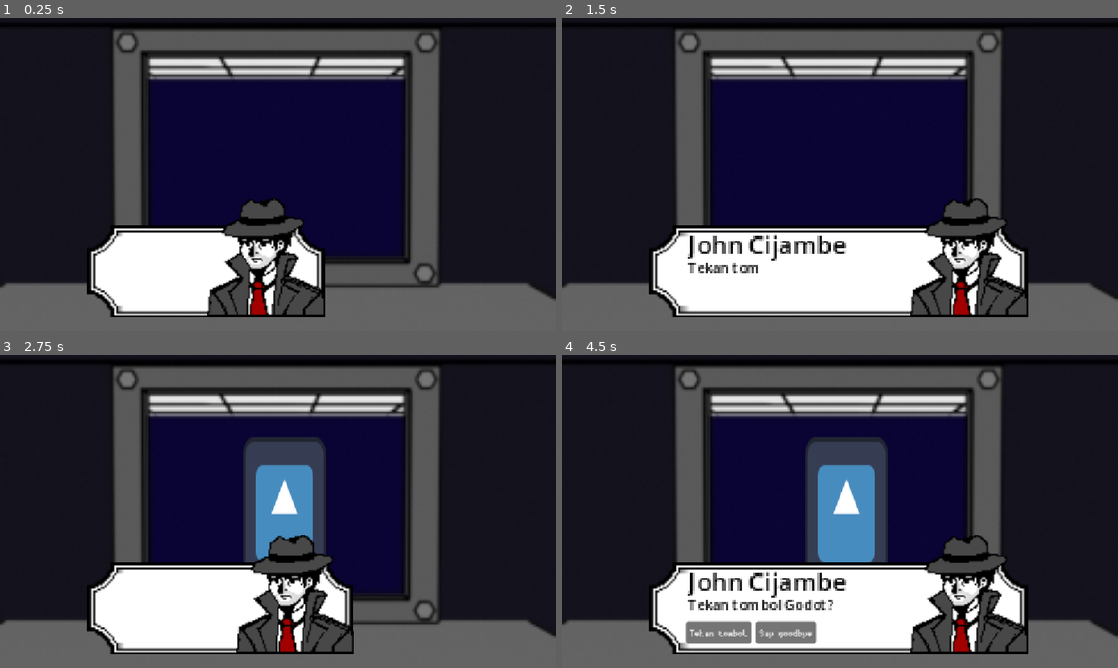
Above: before the commit, frames 1-4 (two rows, left to right).
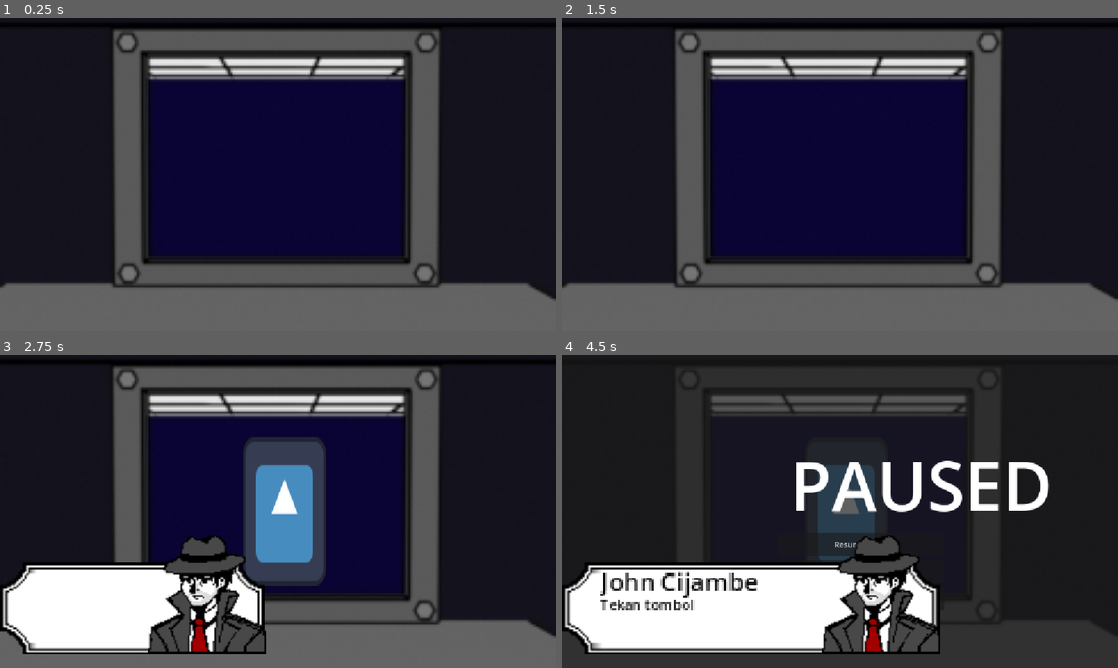
Above: after the commit, the same moments.

Repository: AzkaLufthansa/coral-memory
Game: Godot game, scene res://Scenes/Testing/lobby.tscn
The game is run twice, just before and just after one commit, with the same random seed, the same clock (stepped at 60 frames per second) and the same inputs. The engine's default icon, where the game draws it, is replaced by a stand-in: a white triangle on a blue panel in a dark square.
Inputs (mouse positions are in pixels of both pictures, inside the frame that each line leads up to):
- Up to frame 1 (0.25 s): no input
- Up to frame 2 (1.5 s): move the mouse to (962, 158) at 0.52 s; move the mouse to (728, 190) at 1.27 s
- Up to frame 3 (2.75 s): move the mouse to (333, 442) at 2.02 s
- Up to frame 4 (4.5 s): move the mouse to (812, 574) at 2.77 s; move the mouse to (1006, 558) at 3.52 s; tap Escape (ui_cancel) at 4.15 s; click (862, 542) at 4.25 s, where only the run after the commit has a clickable "Resume Game"

The runs differ from the first frame. In frame 1, 12% of the frame differs, in the area x 15-59%, y 57-96%; in frame 2, 19%; in frame 3, 14%; in frame 4, 41%, in the area x 0-100%, y 4-100%.

Commit message:
add: main menu, setting, pause menu, userSettings autoload

Diff:
--- /dev/null
+++ b/Scenes/Menu/main_menu.tscn
@@ -0,0 +1,226 @@
+[gd_scene format=3 uid="uid://6ca6npc3mk41"]
+
+[ext_resource type="Script" uid="uid://c3n1vx54gf03u" path="res://Scripts/Menu/main_menu.gd" id="1_pn3xf"]
+[ext_resource type="Texture2D" uid="uid://c6jhnmgwogfvb" path="res://Assets/Background/background_1.jpg" id="1_tself"]
+[ext_resource type="Texture2D" uid="uid://by1ruhxr731ed" path="res://Assets/Sprites/FirstPerson/padlock.png" id="3_ab7fb"]
+[ext_resource type="Texture2D" uid="uid://6cfh4t43hfi" path="res://Assets/Images/judul.png" id="3_w1xia"]
+[ext_resource type="Texture2D" uid="uid://d5yqqpm8vit3" path="res://Assets/Sprites/Item/jam.png" id="4_gpijq"]
+[ext_resource type="Texture2D" uid="uid://mkycgawcv7vp" path="res://Assets/Sprites/sampah5.png" id="5_pn3xf"]
+[ext_resource type="Texture2D" uid="uid://dnjdour47lnud" path="res://Assets/Sprites/karpet.png" id="6_gpijq"]
+[ext_resource type="AudioStream" uid="uid://d0e6fipuhdgoc" path="res://Assets/Audio/BGM/BGM Menu.mp3" id="8_w1xia"]
+[ext_resource type="AudioStream" uid="uid://dl3it4uvj78yk" path="res://Assets/Audio/SFX  menu click.mp3" id="9_nbh3q"]
+[ext_resource type="AudioStream" uid="uid://cvek2de4uwe7p" path="res://Assets/Audio/SFX start the game~.mp3" id="10_4qbh4"]
+
+[sub_resource type="StyleBoxTexture" id="StyleBoxTexture_tself"]
+
+[sub_resource type="StyleBoxTexture" id="StyleBoxTexture_w1xia"]
+
+[sub_resource type="StyleBoxTexture" id="StyleBoxTexture_1di0l"]
+
+[sub_resource type="StyleBoxTexture" id="StyleBoxTexture_7jtkx"]
+
+[sub_resource type="StyleBoxTexture" id="StyleBoxTexture_gpijq"]
+modulate_color = Color(0, 0, 0, 0.72156864)
+
+[sub_resource type="StyleBoxTexture" id="StyleBoxTexture_pn3xf"]
+
+[sub_resource type="StyleBoxTexture" id="StyleBoxTexture_vmek6"]
+
+[node name="MainMenu" type="CanvasLayer" unique_id=1162107157]
+script = ExtResource("1_pn3xf")
+
+[node name="Background" type="TextureRect" parent="." unique_id=380183767]
+offset_right = 1153.0
+offset_bottom = 649.0
+texture = ExtResource("1_tself")
+
+[node name="Title" type="TextureRect" parent="Background" unique_id=2099952824]
+layout_mode = 0
+offset_left = 248.0
+offset_top = 193.0
+offset_right = 951.0
+offset_bottom = 474.0
+texture = ExtResource("3_w1xia")
+expand_mode = 1
+
+[node name="Button" type="Control" parent="." unique_id=1486649792]
+layout_mode = 3
+anchors_preset = 0
+offset_right = 40.0
+offset_bottom = 40.0
+
+[node name="Start" type="Button" parent="Button" unique_id=1640541135]
+layout_mode = 0
+offset_left = 937.0
+offset_top = 467.0
+offset_right = 1110.0
+offset_bottom = 618.0
+theme_override_font_sizes/font_size = 32
+theme_override_styles/normal = SubResource("StyleBoxTexture_tself")
+theme_override_styles/pressed = SubResource("StyleBoxTexture_w1xia")
+theme_override_styles/hover = SubResource("StyleBoxTexture_1di0l")
+text = "
+"
+icon = ExtResource("3_ab7fb")
+
+[node name="Settings" type="Button" parent="Button" unique_id=195410061]
+layout_mode = 0
+offset_left = 928.0
+offset_top = 44.0
+offset_right = 1141.0
+offset_bottom = 245.0
+theme_override_font_sizes/font_size = 32
+theme_override_styles/normal = SubResource("StyleBoxTexture_7jtkx")
+theme_override_styles/pressed = SubResource("StyleBoxTexture_gpijq")
+theme_override_styles/hover = SubResource("StyleBoxTexture_pn3xf")
+icon = ExtResource("4_gpijq")
+
+[node name="Exit" type="Button" parent="Button" unique_id=1128903568]
+layout_mode = 0
+offset_left = 51.0
+offset_top = 512.0
+offset_right = 193.0
+offset_bottom = 627.0
+theme_override_font_sizes/font_size = 32
+theme_override_styles/normal = SubResource("StyleBoxTexture_vmek6")
+text = "
+
+"
+icon = ExtResource("5_pn3xf")
+
+[node name="Settings" type="Control" parent="." unique_id=826233170]
+visible = false
+layout_mode = 3
+anchors_preset = 0
+offset_right = 40.0
+offset_bottom = 40.0
+
+[node name="TextureRect" type="TextureRect" parent="Settings" unique_id=1196510589]
+layout_mode = 0
+offset_left = 225.0
+offset_top = 12.0
+offset_right = 922.0
+offset_bottom = 836.0
+texture = ExtResource("6_gpijq")
+
+[node name="Sound" type="Label" parent="Settings" unique_id=417618106]
+layout_mode = 1
+anchors_preset = 7
+anchor_left = 0.5
+anchor_top = 1.0
+anchor_right = 0.5
+anchor_bottom = 1.0
+offset_left = 318.0
+offset_top = 101.0
+offset_right = 461.0
+offset_bottom = 146.0
+grow_horizontal = 2
+grow_vertical = 0
+theme_override_colors/font_color = Color(0, 0, 0, 1)
+theme_override_font_sizes/font_size = 32
+text = "Sound"
+
+[node name="Decrease" type="Button" parent="Settings/Sound" unique_id=1802620713]
+layout_mode = 0
+offset_left = 126.0
+offset_top = 10.0
+offset_right = 144.0
+offset_bottom = 41.0
+text = "<"
+
+[node name="Value" type="Label" parent="Settings/Sound" unique_id=409853908]
+layout_mode = 0
+offset_left = 164.0
+offset_top = 15.0
+offset_right = 204.0
+offset_bottom = 38.0
+theme_override_colors/font_color = Color(0, 0, 0, 1)
+text = "10"
+horizontal_alignment = 1
+
+[node name="Increase" type="Button" parent="Settings/Sound" unique_id=1672505878]
+layout_mode = 0
+offset_left = 217.0
+offset_top = 11.0
+offset_right = 235.0
+offset_bottom = 42.0
+text = ">"
+
+[node name="Music" type="Label" parent="Settings" unique_id=1275309198]
+layout_mode = 0
+offset_left = 338.0
+offset_top = 189.0
+offset_right = 478.0
+offset_bottom = 234.0
+theme_override_colors/font_color = Color(0, 0, 0, 1)
+theme_override_font_sizes/font_size = 32
+text = "Music"
+
+[node name="Decrease" type="Button" parent="Settings/Music" unique_id=926698561]
+layout_mode = 1
+anchors_preset = 6
+anchor_left = 1.0
+anchor_top = 0.5
+anchor_right = 1.0
+anchor_bottom = 0.5
+offset_left = -18.0
+offset_top = -15.5
+offset_bottom = 15.5
+grow_horizontal = 0
+grow_vertical = 2
+text = "<"
+
+[node name="Value" type="Label" parent="Settings/Music" unique_id=440025491]
+layout_mode = 1
+anchors_preset = 6
+anchor_left = 1.0
+anchor_top = 0.5
+anchor_right = 1.0
+anchor_bottom = 0.5
+offset_left = 24.0
+offset_top = -9.5
+offset_right = 64.0
+offset_bottom = 13.5
+grow_horizontal = 0
+grow_vertical = 2
+theme_override_colors/font_color = Color(0, 0, 0, 1)
+text = "10"
+horizontal_alignment = 1
+
+[node name="Increase" type="Button" parent="Settings/Music" unique_id=609899345]
+layout_mode = 0
+offset_left = 219.0
+offset_top = 5.0
+offset_right = 237.0
+offset_bottom = 36.0
+text = ">"
+
+[node name="Confirm" type="Button" parent="Settings" unique_id=451481474]
+layout_mode = 0
+offset_left = 510.0
+offset_top = 582.0
+offset_right = 649.0
+offset_bottom = 613.0
+theme_override_font_sizes/font_size = 32
+text = "Confirm
+"
+
+[node name="BGM" type="AudioStreamPlayer" parent="." unique_id=1411902224]
+stream = ExtResource("8_w1xia")
+bus = &"Music"
+
+[node name="SFX_Click" type="AudioStreamPlayer" parent="." unique_id=155721996]
+stream = ExtResource("9_nbh3q")
+
+[node name="Start_SFX_Click" type="AudioStreamPlayer" parent="." unique_id=140925451]
+stream = ExtResource("10_4qbh4")
+bus = &"Music"
+
+[connection signal="pressed" from="Button/Start" to="." method="_on_start_pressed"]
+[connection signal="pressed" from="Button/Settings" to="." method="_on_settings_pressed"]
+[connection signal="pressed" from="Button/Exit" to="." method="_on_exit_pressed"]
+[connection signal="pressed" from="Settings/Sound/Decrease" to="." method="_on_decrease_pressed"]
+[connection signal="pressed" from="Settings/Sound/Increase" to="." method="_on_increase_pressed"]
+[connection signal="pressed" from="Settings/Music/Decrease" to="." method="_on_decrease2_pressed"]
+[connection signal="pressed" from="Settings/Music/Increase" to="." method="_on_increase2_pressed"]
+[connection signal="pressed" from="Settings/Confirm" to="." method="_on_confirm_pressed"]
--- /dev/null
+++ b/Scenes/Menu/pause_menu.tscn
@@ -0,0 +1,215 @@
+[gd_scene format=3 uid="uid://ctgbe0qkspuke"]
+
+[ext_resource type="Script" uid="uid://bhsrow7rj2jju" path="res://Scripts/Menu/pause_menu.gd" id="1_6pfc5"]
+[ext_resource type="Texture2D" uid="uid://dnjdour47lnud" path="res://Assets/Sprites/karpet.png" id="2_jnmi5"]
+[ext_resource type="AudioStream" uid="uid://dl3it4uvj78yk" path="res://Assets/Audio/SFX  menu click.mp3" id="3_jnmi5"]
+
+[sub_resource type="LabelSettings" id="LabelSettings_4kxuq"]
+font_size = 141
+
+[node name="PauseMenu" type="CanvasLayer" unique_id=967780085]
+process_mode = 3
+script = ExtResource("1_6pfc5")
+
+[node name="ColorRect" type="ColorRect" parent="." unique_id=619308897]
+anchors_preset = 15
+anchor_right = 1.0
+anchor_bottom = 1.0
+offset_right = 128.0
+offset_bottom = 72.0
+grow_horizontal = 2
+grow_vertical = 2
+color = Color(0.105882354, 0.105882354, 0.105882354, 0.69803923)
+
+[node name="Label" type="Label" parent="ColorRect" unique_id=15580023]
+layout_mode = 1
+anchors_preset = 8
+anchor_left = 0.5
+anchor_top = 0.5
+anchor_right = 0.5
+anchor_bottom = 0.5
+offset_left = -168.0
+offset_top = -188.0
+offset_right = 376.0
+offset_bottom = 5.0
+grow_horizontal = 2
+grow_vertical = 2
+text = "PAUSED"
+label_settings = SubResource("LabelSettings_4kxuq")
+horizontal_alignment = 1
+vertical_alignment = 1
+
+[node name="Main" type="Control" parent="ColorRect" unique_id=204879101]
+layout_mode = 1
+anchors_preset = 15
+anchor_right = 1.0
+anchor_bottom = 1.0
+grow_horizontal = 2
+grow_vertical = 2
+
+[node name="Resume" type="Button" parent="ColorRect/Main" unique_id=2126963004]
+layout_mode = 1
+anchors_preset = 5
+anchor_left = 0.5
+anchor_right = 0.5
+offset_left = -192.0
+offset_top = 368.0
+offset_right = 152.0
+offset_bottom = 416.0
+grow_horizontal = 2
+text = "Resume Game"
+
+[node name="Setting" type="Button" parent="ColorRect/Main" unique_id=1137472299]
+layout_mode = 0
+offset_left = 448.0
+offset_top = 424.0
+offset_right = 792.0
+offset_bottom = 472.0
+text = "Setting"
+
+[node name="MainMenu" type="Button" parent="ColorRect/Main" unique_id=996099597]
+layout_mode = 0
+offset_left = 448.0
+offset_top = 480.0
+offset_right = 792.0
+offset_bottom = 528.0
+text = "Main Menu"
+
+[node name="Button" type="Button" parent="." unique_id=1339372866]
+offset_left = 38.0
+offset_top = 32.0
+offset_right = 107.0
+offset_bottom = 113.0
+text = " II"
+
+[node name="Settings" type="Control" parent="." unique_id=2134658317]
+visible = false
+layout_mode = 3
+anchors_preset = 0
+offset_right = 40.0
+offset_bottom = 40.0
+
+[node name="TextureRect" type="TextureRect" parent="Settings" unique_id=2001079732]
+layout_mode = 0
+offset_left = 225.0
+offset_top = 12.0
+offset_right = 922.0
+offset_bottom = 836.0
+texture = ExtResource("2_jnmi5")
+
+[node name="Sound" type="Label" parent="Settings" unique_id=1250841193]
+layout_mode = 1
+anchors_preset = 7
+anchor_left = 0.5
+anchor_top = 1.0
+anchor_right = 0.5
+anchor_bottom = 1.0
+offset_left = 318.0
+offset_top = 101.0
+offset_right = 461.0
+offset_bottom = 146.0
+grow_horizontal = 2
+grow_vertical = 0
+theme_override_colors/font_color = Color(0, 0, 0, 1)
+theme_override_font_sizes/font_size = 32
+text = "Sound"
+
+[node name="Decrease" type="Button" parent="Settings/Sound" unique_id=639172077]
+layout_mode = 0
+offset_left = 126.0
+offset_top = 10.0
+offset_right = 144.0
+offset_bottom = 41.0
+text = "<"
+
+[node name="Value" type="Label" parent="Settings/Sound" unique_id=618791614]
+layout_mode = 0
+offset_left = 164.0
+offset_top = 15.0
+offset_right = 204.0
+offset_bottom = 38.0
+theme_override_colors/font_color = Color(0, 0, 0, 1)
+text = "10"
+horizontal_alignment = 1
+
+[node name="Increase" type="Button" parent="Settings/Sound" unique_id=687732226]
+layout_mode = 0
+offset_left = 217.0
+offset_top = 11.0
+offset_right = 235.0
+offset_bottom = 42.0
+text = ">"
+
+[node name="Music" type="Label" parent="Settings" unique_id=612392160]
+layout_mode = 0
+offset_left = 338.0
+offset_top = 189.0
+offset_right = 478.0
+offset_bottom = 234.0
+theme_override_colors/font_color = Color(0, 0, 0, 1)
+theme_override_font_sizes/font_size = 32
+text = "Music"
+
+[node name="Decrease" type="Button" parent="Settings/Music" unique_id=207175556]
+layout_mode = 1
+anchors_preset = 6
+anchor_left = 1.0
+anchor_top = 0.5
+anchor_right = 1.0
+anchor_bottom = 0.5
+offset_left = -18.0
+offset_top = -15.5
+offset_bottom = 15.5
+grow_horizontal = 0
+grow_vertical = 2
+text = "<"
+
+[node name="Value" type="Label" parent="Settings/Music" unique_id=1990455029]
+layout_mode = 1
+anchors_preset = 6
+anchor_left = 1.0
+anchor_top = 0.5
+anchor_right = 1.0
+anchor_bottom = 0.5
+offset_left = 24.0
+offset_top = -9.5
+offset_right = 64.0
+offset_bottom = 13.5
+grow_horizontal = 0
+grow_vertical = 2
+theme_override_colors/font_color = Color(0, 0, 0, 1)
+text = "10"
+horizontal_alignment = 1
+
+[node name="Increase" type="Button" parent="Settings/Music" unique_id=48003183]
+layout_mode = 0
+offset_left = 219.0
+offset_top = 5.0
+offset_right = 237.0
+offset_bottom = 36.0
+text = ">"
+
+[node name="Confirm" type="Button" parent="Settings" unique_id=82557171]
+layout_mode = 0
+offset_left = 510.0
+offset_top = 582.0
+offset_right = 649.0
+offset_bottom = 613.0
+theme_override_font_sizes/font_size = 32
+text = "Confirm
+"
+
+[node name="SFX_Click" type="AudioStreamPlayer" parent="." unique_id=1348011616]
+stream = ExtResource("3_jnmi5")
+
+[connection signal="pressed" from="ColorRect/Main/Resume" to="." method="_on_resume_pressed"]
+[connection signal="pressed" from="ColorRect/Main/Setting" to="." method="_on_setting_pressed"]
+[connection signal="pressed" from="ColorRect/Main/MainMenu" to="." method="_on_main_menu_pressed"]
+[connection signal="mouse_entered" from="Button" to="." method="_on_button_mouse_entered"]
+[connection signal="mouse_exited" from="Button" to="." method="_on_button_mouse_exited"]
+[connection signal="pressed" from="Button" to="." method="_on_button_pressed"]
+[connection signal="pressed" from="Settings/Sound/Decrease" to="." method="_on_decrease_pressed"]
+[connection signal="pressed" from="Settings/Sound/Increase" to="." method="_on_increase_pressed"]
+[connection signal="pressed" from="Settings/Music/Decrease" to="." method="_on_decrease2_pressed"]
+[connection signal="pressed" from="Settings/Music/Increase" to="." method="_on_increase2_pressed"]
+[connection signal="pressed" from="Settings/Confirm" to="." method="_on_confirm_pressed"]
--- a/Scenes/Monodialog/monodialog_ui.tscn
+++ b/Scenes/Monodialog/monodialog_ui.tscn
@@ -19,23 +19,23 @@
 
 [node name="Control" type="Control" parent="." unique_id=1060045149]
 layout_mode = 3
-anchors_preset = 7
-anchor_left = 0.5
-anchor_top = 1.0
-anchor_right = 0.5
+anchor_left = -0.00086805556
+anchor_top = 0.66049385
+anchor_right = 0.9982639
 anchor_bottom = 1.0
-offset_left = -395.0
-offset_top = -220.0
-offset_right = -197.0
-offset_bottom = -173.0
+offset_right = -863.25
+offset_bottom = -165.0
 grow_horizontal = 2
-grow_vertical = 0
+grow_vertical = 2
 scale = Vector2(4, 4)
 
 [node name="Panel" type="NinePatchRect" parent="Control" unique_id=1467200034]
-layout_mode = 0
-offset_right = 196.0
-offset_bottom = 48.0
+layout_mode = 1
+anchors_preset = 15
+anchor_right = 1.0
+anchor_bottom = 1.0
+grow_horizontal = 2
+grow_vertical = 2
 texture = ExtResource("2_0r460")
 region_rect = Rect2(0, 0, 48, 48)
 patch_margin_left = 16
@@ -91,7 +91,7 @@
 label_settings = SubResource("LabelSettings_01nol")
 autowrap_mode = 3
 
-[node name="Options" type="HBoxContainer" parent="Control/Panel" unique_id=1951944921]
+[node name="Options" type="HBoxContainer" parent="Control/Panel" unique_id=780532202]
 layout_mode = 1
 anchors_preset = 15
 anchor_right = 1.0
@@ -111,6 +111,10 @@
 anchors_preset = 15
 anchor_right = 1.0
 anchor_bottom = 1.0
+offset_left = 44.0
+offset_top = 6.0
+offset_right = 44.0
+offset_bottom = 6.0
 grow_horizontal = 2
 grow_vertical = 2
 
--- a/Scenes/Testing/lobby.tscn
+++ b/Scenes/Testing/lobby.tscn
@@ -5,6 +5,7 @@
 [ext_resource type="Texture2D" uid="uid://dgu2sq2tcmvno" path="res://Assets/Background/background_back_1.png" id="2_sa736"]
 [ext_resource type="PackedScene" uid="uid://be5fv78grkofx" path="res://Scenes/NPC/npc.tscn" id="3_gyrgo"]
 [ext_resource type="PackedScene" uid="uid://dfgiutyjmm0ra" path="res://Scenes/Monodialog/md_event_trigger.tscn" id="5_gyrgo"]
+[ext_resource type="PackedScene" uid="uid://ctgbe0qkspuke" path="res://Scenes/Menu/pause_menu.tscn" id="6_qn6bh"]
 
 [node name="Lobby" type="Node2D" unique_id=1616093097]
 script = ExtResource("1_sa736")
@@ -31,3 +32,6 @@
 zoom = Vector2(4.5, 4.5)
 
 [node name="MonodialogEventTrigger" parent="." unique_id=1064047786 instance=ExtResource("5_gyrgo")]
+
+[node name="PauseMenu" parent="." unique_id=967780085 instance=ExtResource("6_qn6bh")]
+visible = false
--- /dev/null
+++ b/Scripts/Global/pause_game_controller.gd
@@ -0,0 +1,6 @@
+extends Node
+var is_in_pause_box: bool
+
+# Called when the node enters the scene tree for the first time.
+func _ready() -> void:
+	is_in_pause_box = false
--- /dev/null
+++ b/Scripts/Global/user_settings.gd
@@ -0,0 +1,57 @@
+extends Node
+
+const SETTINGS_PATH := "user://settings.cfg"
+
+var master_volume := 1.0
+var music_volume := 1.0
+var sfx_volume := 1.0
+var fullscreen := false
+
+func _ready():
+	load_settings()
+	apply_settings()
+
+func save_settings():
+	var cfg := ConfigFile.new()
+
+	cfg.set_value("audio", "master_volume", master_volume)
+	cfg.set_value("audio", "music_volume", music_volume)
+	cfg.set_value("audio", "sfx_volume", sfx_volume)
+	cfg.set_value("video", "fullscreen", fullscreen)
+
+	cfg.save(SETTINGS_PATH)
+
+func load_settings():
+	var cfg := ConfigFile.new()
+	var err := cfg.load(SETTINGS_PATH)
+
+	if err != OK:
+		print("No settings file found, using defaults")
+		return
+
+	master_volume = cfg.get_value("audio", "master_volume", master_volume)
+	music_volume  = cfg.get_value("audio", "music_volume", music_volume)
+	sfx_volume    = cfg.get_value("audio", "sfx_volume", sfx_volume)
+	fullscreen    = cfg.get_value("video", "fullscreen", fullscreen)
+
+func apply_settings():
+	AudioServer.set_bus_volume_db(
+		AudioServer.get_bus_index("Master"),
+		linear_to_db(master_volume)
+	)
+
+	AudioServer.set_bus_volume_db(
+		AudioServer.get_bus_index("Music"),
+		linear_to_db(music_volume)
+	)
+
+	AudioServer.set_bus_volume_db(
+		AudioServer.get_bus_index("SFX"),
+		linear_to_db(sfx_volume)
+	)
+
+	DisplayServer.window_set_mode(
+		DisplayServer.WINDOW_MODE_FULLSCREEN
+		if fullscreen
+		else DisplayServer.WINDOW_MODE_WINDOWED
+	)
--- /dev/null
+++ b/Scripts/Menu/main_menu.gd
@@ -0,0 +1,56 @@
+extends CanvasLayer
+
+func _ready() -> void:
+	visible = true
+	AudioFade.fade_in($BGM, 2)
+	get_tree().paused = false
+	$Settings/Sound/Value.text = str(int(UserSettings.master_volume * 10))
+	$Settings/Music/Value.text = str(int(UserSettings.music_volume * 10))
+
+func _on_start_pressed():
+	$Start_SFX_Click.play()
+	AudioFade.fade_out($BGM, 4)
+	FadeToBlack.fade_to_scene("uid://bnbxspvlgp2tj", 4)
+
+func _on_settings_pressed():
+	$SFX_Click.play()
+	$Settings.visible = true
+	$Button.visible = false
+
+func _on_exit_pressed():
+	get_tree().quit()
+
+func _on_confirm_pressed():
+	$SFX_Click.play()
+	$Settings.visible = false
+	$Button.visible = true
+	UserSettings.save_settings()
+
+
+func _on_decrease_pressed():
+	$SFX_Click.play()
+	if UserSettings.master_volume > 0:
+		UserSettings.master_volume -= 0.1
+		$Settings/Sound/Value.text = str(int(UserSettings.master_volume * 10))
+		UserSettings.apply_settings()
+
+func _on_increase_pressed():
+	$SFX_Click.play()
+	if UserSettings.master_volume < 1.0:
+		UserSettings.master_volume += 0.1
+		$Settings/Sound/Value.text = str(int(UserSettings.master_volume * 10))
+		UserSettings.apply_settings()
+
+func _on_decrease2_pressed():
+	$SFX_Click.play()
+	if UserSettings.music_volume > 0:
+		UserSettings.music_volume -= 0.1
+		$Settings/Music/Value.text = str(int(UserSettings.music_volume * 10))
+		UserSettings.apply_settings()
+
+func _on_increase2_pressed():
+	$SFX_Click.play()
+	if UserSettings.music_volume < 1.0:
+		UserSettings.music_volume += 0.1
+		$Settings/Music/Value.text = str(int(UserSettings.music_volume * 10))
+		UserSettings.apply_settings()
--- /dev/null
+++ b/Scripts/Menu/pause_menu.gd
@@ -0,0 +1,85 @@
+extends CanvasLayer
+
+var in_settings: bool = false
+
+# Called when the node enters the scene tree for the first time.
+func _ready() -> void:
+	visible = false
+	get_tree().paused = false
+	$Settings/Sound/Value.text = str(int(UserSettings.master_volume * 10))
+	$Settings/Music/Value.text = str(int(UserSettings.music_volume * 10))
+
+func toggle_pause() -> void:
+	if in_settings:
+		$Settings.visible = false
+		$ColorRect/Main.visible = true
+	visible = not visible
+	get_tree().paused = not get_tree().paused
+
+func _unhandled_input(event: InputEvent) -> void:
+	if event.is_action_pressed("ui_cancel"):
+		toggle_pause()
+		if $Button.visible:
+			$Button.visible = false
+
+func _on_button_pressed():
+	$SFX_Click.play()
+	toggle_pause()
+	$Button.visible = false
+
+func _on_button_mouse_entered():
+	PauseGameController.is_in_pause_box = true
+
+func _on_button_mouse_exited():
+	PauseGameController.is_in_pause_box = false
+
+func _on_resume_pressed():
+	$SFX_Click.play()
+	toggle_pause()
+	#$Button.visible = true
+
+func _on_setting_pressed():
+	$SFX_Click.play()
+	$Settings.visible = true
+	$ColorRect/Main.visible = false
+
+func _on_main_menu_pressed():
+	$SFX_Click.play()
+	FadeToBlack.fade_to_scene("res://Scenes/Menu/main_menu.tscn", 4)
+
+
+func _on_confirm_pressed():
+	$SFX_Click.play()
+	$Settings.visible = false
+	$ColorRect/Main.visible = true
+	#UserSettings.save_settings()
+
+
+func _on_decrease_pressed():
+	$SFX_Click.play()
+	if UserSettings.master_volume > 0:
+		UserSettings.master_volume -= 0.1
+		$Settings/Sound/Value.text = str(int(UserSettings.master_volume * 10))
+		UserSettings.apply_settings()
+
+func _on_increase_pressed():
+	$SFX_Click.play()
+	if UserSettings.master_volume < 1.0:
+		UserSettings.master_volume += 0.1
+		$Settings/Sound/Value.text = str(int(UserSettings.master_volume * 10))
+		UserSettings.apply_settings()
+
+func _on_decrease2_pressed():
+	$SFX_Click.play()
+	if UserSettings.music_volume > 0:
+		UserSettings.music_volume -= 0.1
+		$Settings/Music/Value.text = str(int(UserSettings.music_volume * 10))
+		UserSettings.apply_settings()
+
+
+func _on_increase2_pressed():
+	$SFX_Click.play()
+	if UserSettings.music_volume < 1.0:
+		UserSettings.music_volume += 0.1
+		$Settings/Music/Value.text = str(int(UserSettings.music_volume * 10))
+		UserSettings.apply_settings()
--- a/Scripts/lobby.gd
+++ b/Scripts/lobby.gd
@@ -1,9 +1,6 @@
 extends Node2D
 
 # Called when the node enters the scene tree for the first time.
-func _ready() -> void:
-	SignalManager.start_monodialog.emit.call_deferred("mc", "1")
-
 # Called every frame. 'delta' is the elapsed time since the previous frame.
 func _process(delta: float) -> void:
 	pass
--- /dev/null
+++ b/default_bus_layout.tres
@@ -0,0 +1,15 @@
+[gd_resource type="AudioBusLayout" format=3 uid="uid://cpj77waayci2p"]
+
+[resource]
+bus/1/name = &"Music"
+bus/1/solo = false
+bus/1/mute = false
+bus/1/bypass_fx = false
+bus/1/volume_db = 0.0
+bus/1/send = &"Master"
+bus/2/name = &"SFX"
+bus/2/solo = false
+bus/2/mute = false
+bus/2/bypass_fx = false
+bus/2/volume_db = 0.0
+bus/2/send = &"Master"
--- a/project.godot
+++ b/project.godot
@@ -23,6 +23,8 @@
 SignalManager="*uid://drlia311vsyk8"
 FadeToBlack="*uid://en06v6ovc2rl"
 AudioFade="*uid://clrmvkfujs4n0"
+PauseGameController="*uid://cghtwncnh7ab4"
+UserSettings="*uid://ckb2kfv3ene2d"
 
 [display]
 
Not shown, added: Scripts/Global/pause_game_controller.gd.uid
Not shown, added: Scripts/Global/user_settings.gd.uid
Not shown, added: Scripts/Menu/main_menu.gd.uid
Not shown, added: Scripts/Menu/pause_menu.gd.uid
